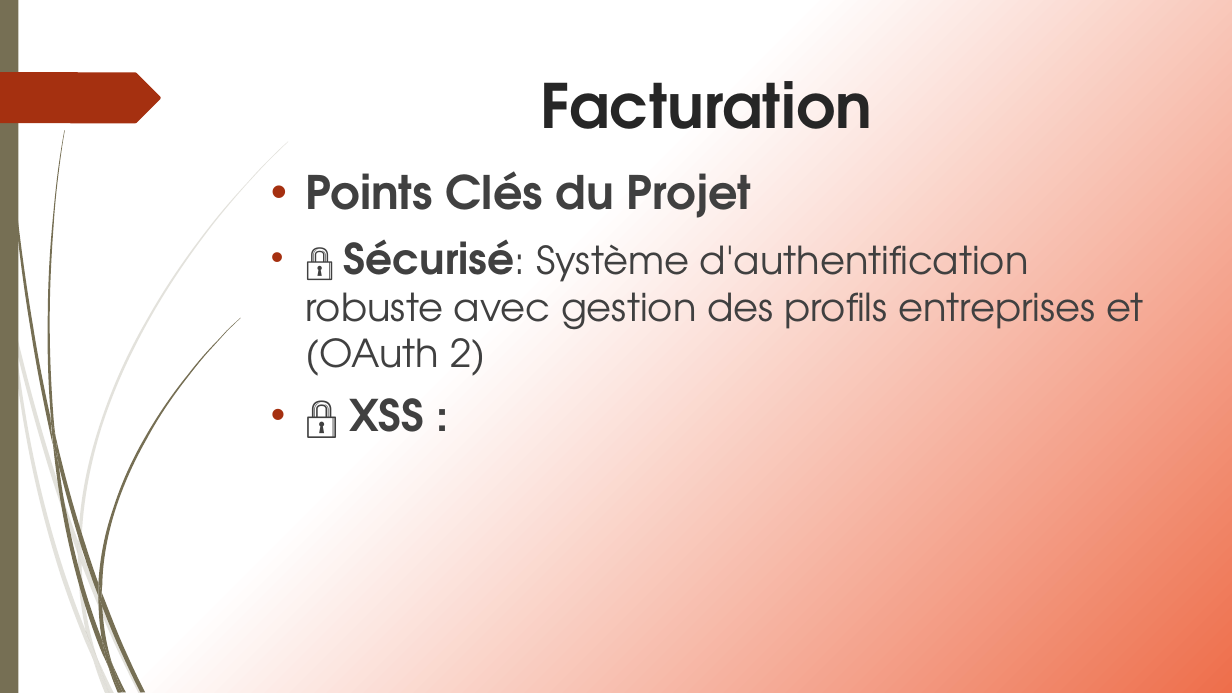
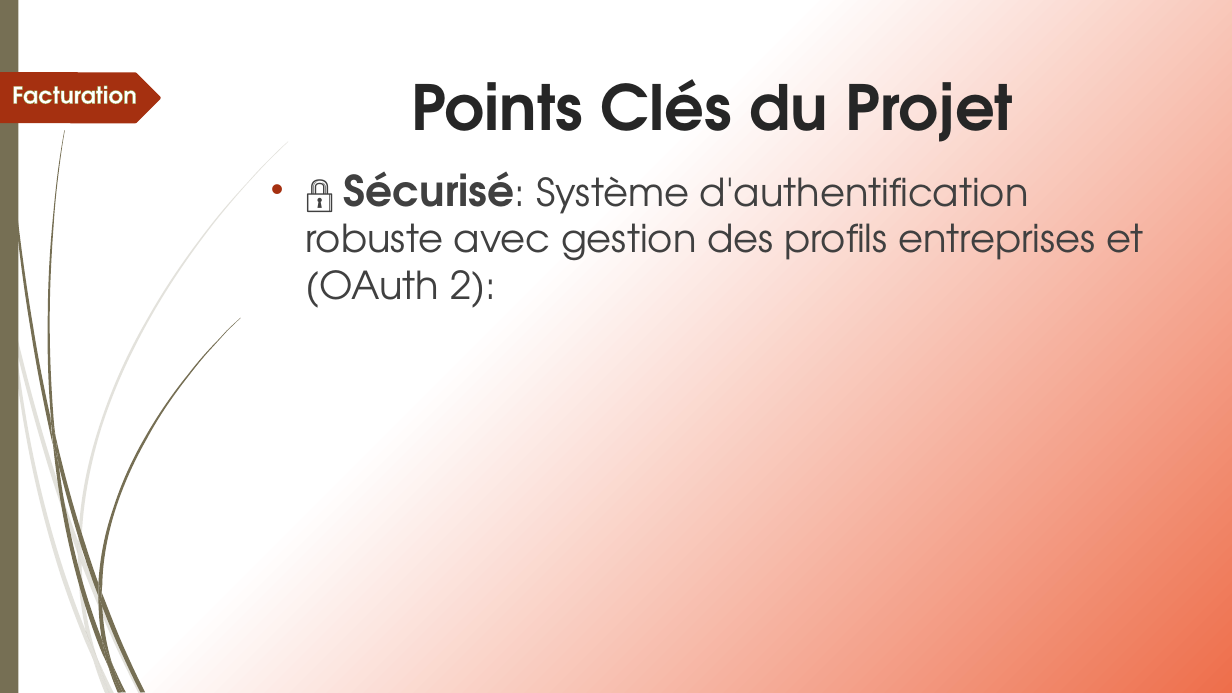
Before and after one commit to ameerchand30/Facturation, a slide deck: slide 6 of Facturation.pptx (slide 5 before the commit). Drawn at 1232x693 pixels with LibreOffice and Linux fonts; fonts in the diff are those of the drawing. Boxes give left, top, right and bottom in pixels: in the first picture for what was removed or moved away, otherwise in the second. Text is boxed around its words. In the diff, an @@ line names an element or a change of style, - is before the commit and + after.

```diff
--- a/Facturation.pptx
+++ b/Facturation.pptx
@@ text "Facturation": place and size @@
-text "Facturation" at <box>541,81,872,129</box>
+text "Facturation" at <box>12,85,137,104</box>
@@ text "Facturation" at <box>12,85,137,104</box>: size 47.7 to 18 pt, text colour #262626 to #FFFFFF, letter outline none to #92AA4C 0.8 pt; alignment centre to left @@
@@ title added at <box>411,79,1013,142</box>, 48.6 pt, text #262626, bold @@
+Points Clés du Projet
@@ text at <box>306,172,1143,308</box>: text changed @@
-• Points Clés du Projet
-• 🔒 Sécurisé: Système d'authentification robuste avec gestion des profils entreprises et (OAuth 2)
-• 🔒 XSS :
+• 🔒 Sécurisé: Système d'authentification robuste avec gestion des profils entreprises et (OAuth 2):
```
Also in this commit, not shown: 24 other slides changed, 8 slides added, 1 slide removed, 2 other files.
